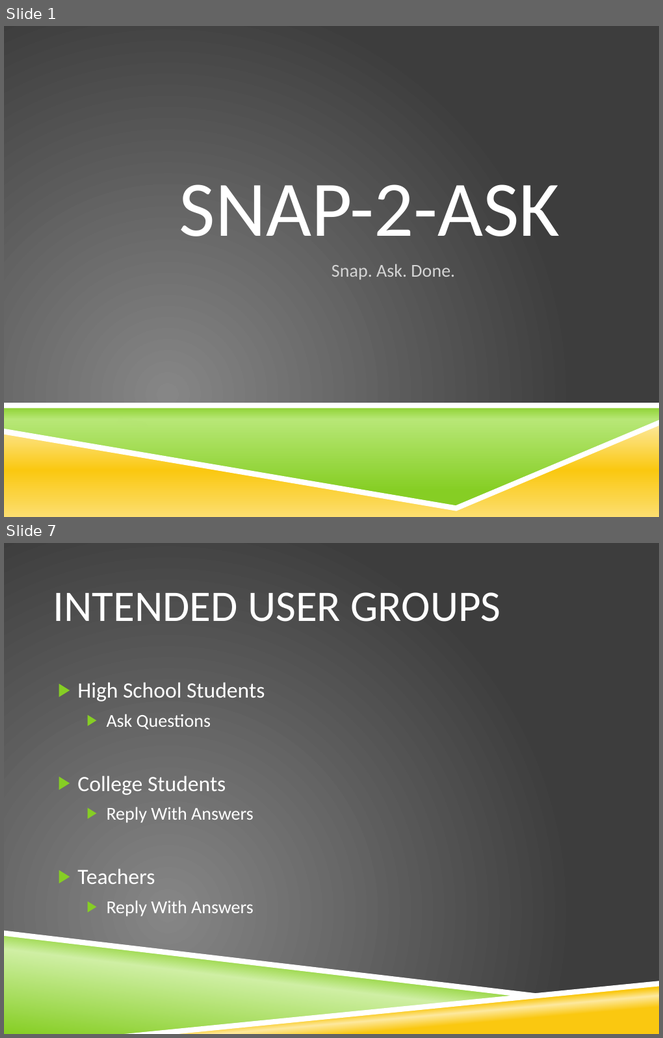
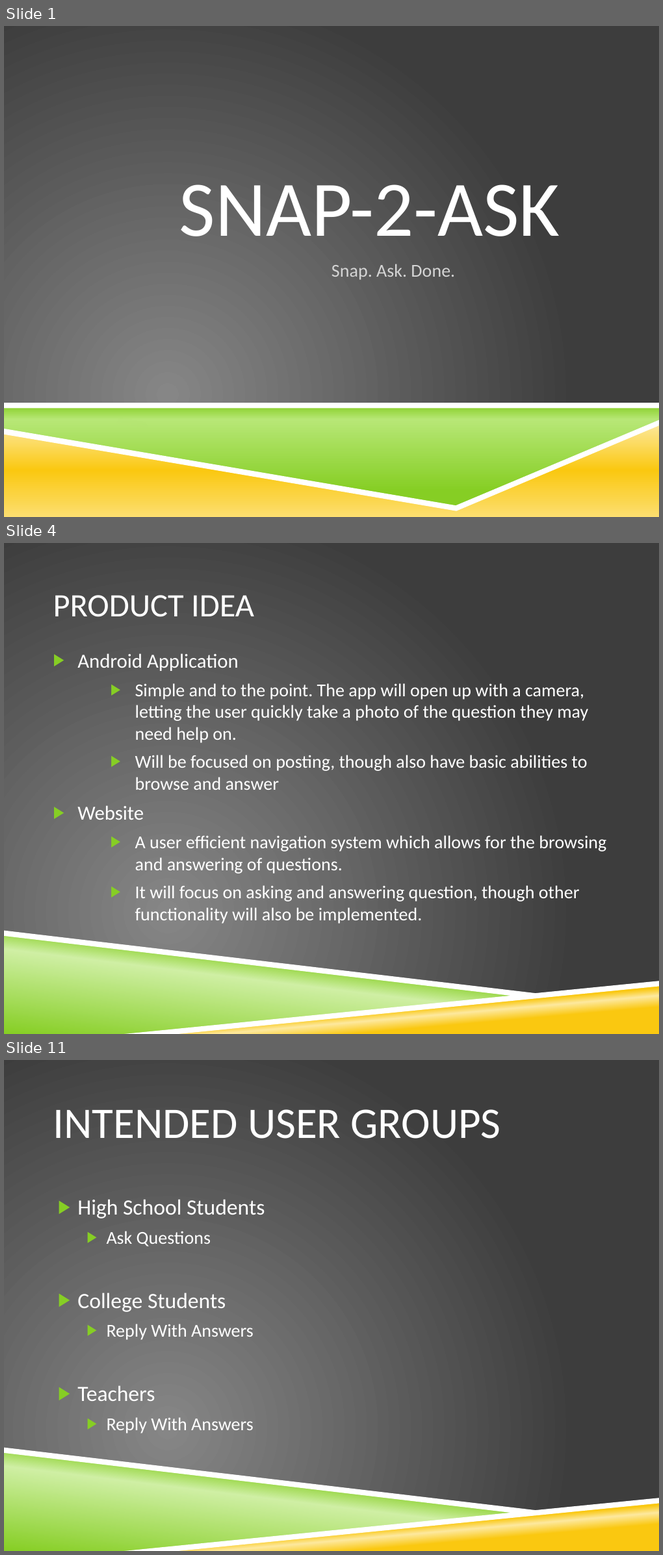
Before and after one commit to razfriman/Snap2Ask, a slide deck: Proposal.pptx. Shown one above the other, each under a label of ours: slides 1 and 7 before the commit, slides 1, 4 and 11 after it; the slides between them are not shown. The pictures are 663x1038 and 663x1555 pixels, drawn with LibreOffice and Linux fonts; fonts in the diff are those of the drawing; background and template pictures are left out. Boxes give left, top, right and bottom in pixels: in the first picture for what was removed or moved away, otherwise in the second. Text is boxed around its words. In the diff, an @@ line names an element or a change of style, - is before the commit and + after.

```diff
--- a/Proposal.pptx
+++ b/Proposal.pptx
@@ slide 4 added at bbox=[4, 543, 659, 1034], background picture (left out); not listed: 4 template elements that a slide beside it also shows @@
@@ title added at bbox=[53, 595, 254, 617], 36 pt, text #FFFFFF @@
+PRODUCT IDEA
@@ text added at bbox=[77, 653, 607, 924], 20 pt, text #FFFFFF @@
+▶ Android Application
+    ▶ Simple and to the point. The app will open up with a camera, letting the user quickly take a photo of the question they may need help on.
+    ▶ Will be focused on posting, though also have basic abilities to browse and answer
+▶ Website
+    ▶ A user efficient navigation system which allows for the browsing and answering of questions.
+    ▶ It will focus on asking and answering question, though other functionality will also be implemented.
@@ what was slide 7 is now slide 11 @@
```
Also in this commit, not shown: 5 slides changed, 4 other slides added.
